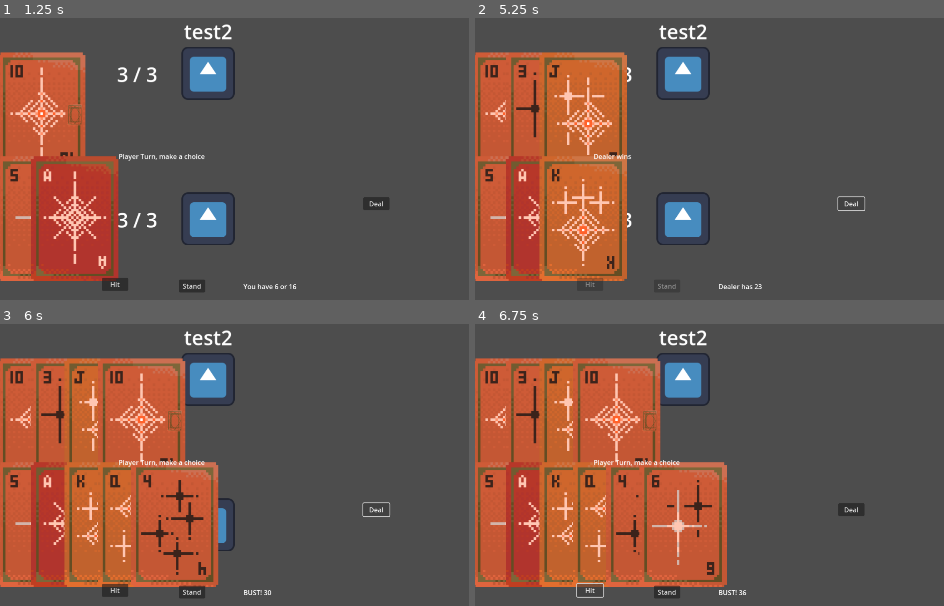
Above: before the commit, frames 1-4 (two rows, left to right).
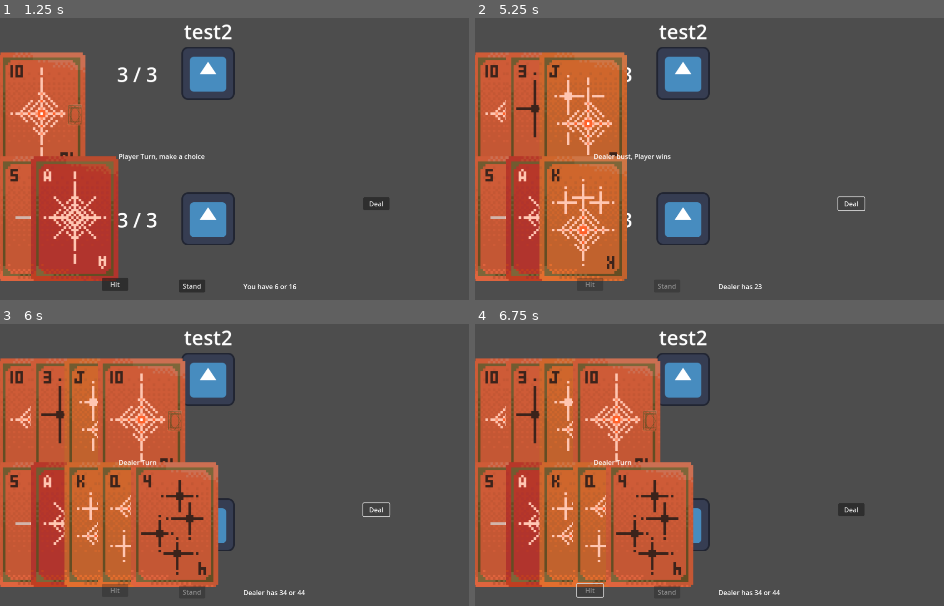
Above: after the commit, the same moments.

Repository: jrattur2/ggj-2026-team-coup
Game: Godot game, scene res://Levels/startup_level.tscn
Same seed, same stepped clock (60 frames per second), same inputs: the game is played once before the commit and once after it. The engine's default icon, where the game draws it, is replaced by a stand-in: a white triangle on a blue panel in a dark square.
Inputs (mouse positions are in pixels of both pictures, inside the frame that each line leads up to):
- Up to frame 1 (1.25 s): click "Start" at 0.5 s
- Up to frame 2 (5.25 s): click "Hit" at 1.25 s; click "Stand" at 2 s; click "Deal" at 2.75 s; click "Deal" at 3.5 s; click "Deal" at 4.25 s; tap Enter at 5 s; hold L (dev_lose_turn) from 5.03 s (still down)
- Up to frame 3 (6 s): tap Space at 5.75 s; release L (dev_lose_turn) at 5.78 s; tap K (dev_win_turn) at 5.85 s
- Up to frame 4 (6.75 s): click (592, 589) at 6.5 s, where only the run before the commit has a clickable "Hit"

Frame 1 is identical in both runs. In frame 2, 0.1% of the frame differs, in the area x 30-42%, y 48-51%; in frame 3, 0.5%; in frame 4, 5.4%, in the area x 21-66%, y 48-97%.

Commit message:
Added game state information

Diff:
--- a/Scripts/Game.gd
+++ b/Scripts/Game.gd
@@ -28,6 +28,14 @@
 # Hand containers
 var player_hand: Node2D  # Player's hand
 var dealer_hand: Node2D  # Dealer's hand
+
+var player_health = 100;
+var dealer_health = 100;
+
+var player_score_text: String = ''
+var dealer_score_text: String = ''
+var game_state_text: String = ''
+var round_number = 0;
 
 # Called when the node enters the scene tree for the first time.
 func _ready() -> void:
@@ -153,3 +161,29 @@
 func _on_stand_pressed():
 	if game_state is PlayerTurn:
 		(game_state as PlayerTurn).on_stand()
+
+func update_player_score_text(text: String):
+	player_score_text = text;
+	print(player_score_text)
+
+func update_dealer_score_text(text: String):
+	dealer_score_text = text;
+	print(dealer_score_text)
+
+func update_game_state_text(text: String):
+	game_state_text = text;
+	print(game_state_text)
+
+func start_next_round():
+	round_number += 1
+	print('Start round ' + str(round_number))
+
+func dealer_take_damage(damage: int):
+	dealer_health -= damage
+	print('Dealer takes ' + str(damage) + ' damage!')
+	print('Player health = ' + str(player_health) + ' Dealer health = ' + str(dealer_health))
+
+func player_take_damage(damage: int):
+	player_health -= damage
+	print('Player takes ' + str(damage) + ' damage!')
+	print('Player health = ' + str(player_health) + ' Dealer health = ' + str(dealer_health))
--- a/Scripts/gamestates/build_deck.gd
+++ b/Scripts/gamestates/build_deck.gd
@@ -16,6 +16,7 @@
 		card.position.y = 0
 
 		game.deck.add_child(card, true)
+
 
 	shuffle_deck(game.deck)
 
@@ -94,5 +95,5 @@
 func shuffle_deck(deck: Node):
 	for card in deck.get_children():
 		var random_index: int = rng.randi_range(0, game.deck.get_children().size() -1)
-		print('move ' + card.name + ' to index ' + str(random_index))
+		#print('move ' + card.name + ' to index ' + str(random_index))
 		deck.move_child(card, random_index)
--- a/Scripts/gamestates/clear_all_cards.gd
+++ b/Scripts/gamestates/clear_all_cards.gd
@@ -7,6 +7,8 @@
 	delete_children(game.deck)
 	delete_children(game.player_1_card_1)
 	delete_children(game.player_2_card_1)
+
+	game.start_next_round()
 
 func execute():
 	if game.game_state == game.clear_all_cards:
--- a/Scripts/gamestates/deal.gd
+++ b/Scripts/gamestates/deal.gd
@@ -8,19 +8,19 @@
 	# Deal initial cards: Player, Dealer, Player, Dealer
 	var card1: Card = game.draw_card()
 	game.add_card_to_hand(card1, game.player_hand, true)
-	print("Player dealt: " + card1.rank + " of " + card1.suit + " (face up)")
+	#print("Player dealt: " + card1.rank + " of " + card1.suit + " (face up)")
 
 	var card2: Card = game.draw_card()
 	game.add_card_to_hand(card2, game.dealer_hand, true)
-	print("Dealer dealt: " + card2.rank + " of " + card2.suit + " (face up)")
+	#print("Dealer dealt: " + card2.rank + " of " + card2.suit + " (face up)")
 
 	var card3: Card = game.draw_card()
 	game.add_card_to_hand(card3, game.player_hand, true)
-	print("Player dealt: " + card3.rank + " of " + card3.suit + " (face up)")
+	#print("Player dealt: " + card3.rank + " of " + card3.suit + " (face up)")
 
 	var card4: Card = game.draw_card()
 	game.add_card_to_hand(card4, game.dealer_hand, false)  # Dealer's second card is face down
-	print("Dealer dealt: " + card4.rank + " of " + card4.suit + " (face down)")
+	#print("Dealer dealt: " + card4.rank + " of " + card4.suit + " (face down)")
 
 	game.splay_cards(game.player_1_card_1)
 	game.splay_cards(game.player_2_card_1)
--- a/Scripts/gamestates/dealer_deciding.gd
+++ b/Scripts/gamestates/dealer_deciding.gd
@@ -8,7 +8,7 @@
 
 func execute():
 
-	if Time.get_ticks_msec() > (timer_start_time + 1500):
+	if game.game_state == game.dealer_deciding and Time.get_ticks_msec() > (timer_start_time + 1500):
 
 		var dealer_score_min = game.calculate_hand_value(game.dealer_hand)[0]
 		var dealer_score_max = game.calculate_hand_value(game.dealer_hand)[1]
@@ -19,7 +19,19 @@
 		else:
 			dealer_score = dealer_score_min
 
-		if dealer_score < 17:
+		var player_score_min = game.calculate_hand_value(game.player_hand)[0]
+		var player_score_max = game.calculate_hand_value(game.player_hand)[1]
+
+		var player_score = 0;
+		if player_score_max < 21:
+			player_score = player_score_max
+		else:
+			player_score = player_score_min
+
+		if dealer_score > 21:
+			game.update_state(game.evaluate)
+
+		elif dealer_score <= player_score:
 
 			var new_card = game.draw_card()
 			if new_card == null:
--- a/Scripts/gamestates/dealer_turn.gd
+++ b/Scripts/gamestates/dealer_turn.gd
@@ -17,8 +17,10 @@
 
 	if dealer_score_min == dealer_score_max:
 		game.score_text.text = 'Dealer has ' + dealer_score_min
+		game.update_dealer_score_text('Dealer has ' + dealer_score_min)
 	else:
 		game.score_text.text = 'Dealer has ' + dealer_score_min + ' or ' + dealer_score_max
+		game.update_dealer_score_text('Dealer has ' + dealer_score_min + ' or ' + dealer_score_max)
 
 
 func execute():
--- a/Scripts/gamestates/evaluate.gd
+++ b/Scripts/gamestates/evaluate.gd
@@ -2,6 +2,8 @@
 extends GameState
 
 var timer_start_time: float = 0.0
+
+enum EndRoundState { PLAYER_WIN, PLAYER_LOSE, DRAW }
 
 func enter_state():
 
@@ -23,25 +25,54 @@
 	var player_blackjack = (player_value_min == 21 or player_value_max == 21) and game.player_hand.get_children().size() == 2
 	var dealer_blackjack = (dealer_value_min == 21 or dealer_value_max == 21) and game.dealer_hand.get_children().size() == 2
 
+	var player_bust = true if player_score > 21 else false
+	var dealer_bust = true if dealer_score > 21 else false
+
+	var end_round_state
+
 	if player_score == dealer_score:
+		end_round_state = EndRoundState.DRAW
 		game.player_turn_text.text = 'Tie, no winner'
 
-	elif player_blackjack  and  not dealer_blackjack:
+	if player_bust and not dealer_bust:
+		end_round_state = EndRoundState.PLAYER_WIN
+		game.player_turn_text.text = 'Player bust, Dealer wins'
+
+	if dealer_bust and not player_bust:
+		end_round_state = EndRoundState.PLAYER_LOSE
+		game.player_turn_text.text = 'Dealer bust, Player wins'
+
+	elif player_blackjack and not dealer_blackjack:
+		end_round_state = EndRoundState.PLAYER_WIN
 		game.player_turn_text.text = 'Player Black Jack, Player Wins'
 
-	elif player_blackjack  and  not dealer_blackjack:
+	elif dealer_blackjack and not player_blackjack:
+		end_round_state = EndRoundState.PLAYER_LOSE
 		game.player_turn_text.text = 'Dealer Black Jack, Dealer Wins'
 
 	elif player_score > dealer_score:
+		end_round_state = EndRoundState.PLAYER_WIN
 		game.player_turn_text.text = 'Player wins'
 
 	elif player_score < dealer_score:
+		end_round_state = EndRoundState.PLAYER_LOSE
 		game.player_turn_text.text = 'Dealer wins'
+
+	if end_round_state == EndRoundState.PLAYER_WIN:
+		var score_difference = player_score - dealer_score
+		game.dealer_take_damage(score_difference * 10)
+
+	if end_round_state == EndRoundState.PLAYER_LOSE:
+		var score_difference = dealer_score - player_score
+		game.player_take_damage(score_difference * 10)
+
+	if end_round_state == EndRoundState.DRAW:
+		print('Draw, no damage done')
 
 	pass
 
 func execute():
-	if Time.get_ticks_msec() > (timer_start_time + 8000):
+	if game.game_state == game.evaluate and Time.get_ticks_msec() > (timer_start_time + 4000):
 		game.update_state(game.clear_all_cards)
 
 func exit_state():
--- a/Scripts/gamestates/player_turn.gd
+++ b/Scripts/gamestates/player_turn.gd
@@ -3,6 +3,7 @@
 
 func enter_state():
 	game.player_turn_text.text = 'Player Turn, make a choice'
+	game.update_game_state_text('Player Turn, make a choice')
 
 	# Enable action buttons
 	game.hit_button.disabled = false
@@ -33,14 +34,17 @@
 
 	if game.calculate_hand_value(game.player_hand)[0] > 21:
 		game.score_text.text = 'BUST! ' + str(hand_value[0])
+		game.update_state(game.dealer_turn)
 	else:
 		var player_score_min = str(game.calculate_hand_value(game.player_hand)[0])
 		var player_score_max = str(game.calculate_hand_value(game.player_hand)[1])
 
-		if player_score_min == player_score_max:
+		if (int(player_score_min) == int(player_score_max)) or (int(player_score_max) > 21):
 			game.score_text.text = 'You have ' + player_score_min
+			game.update_player_score_text('You have ' + player_score_min)
 		else:
 			game.score_text.text = 'You have ' + player_score_min + ' or ' + player_score_max
+			game.update_player_score_text('You have ' + player_score_min + ' or ' + player_score_max)
 
 func on_hit():
 	var new_card = game.draw_card()
Not shown, added: Levels/battle_level.tscn2828613550.tmp
